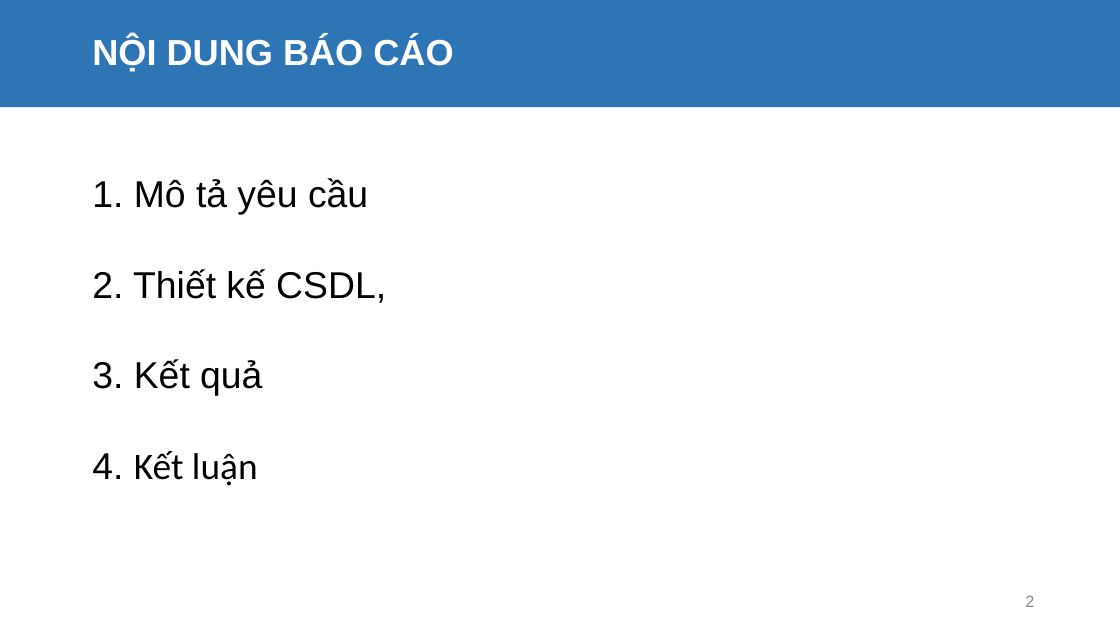
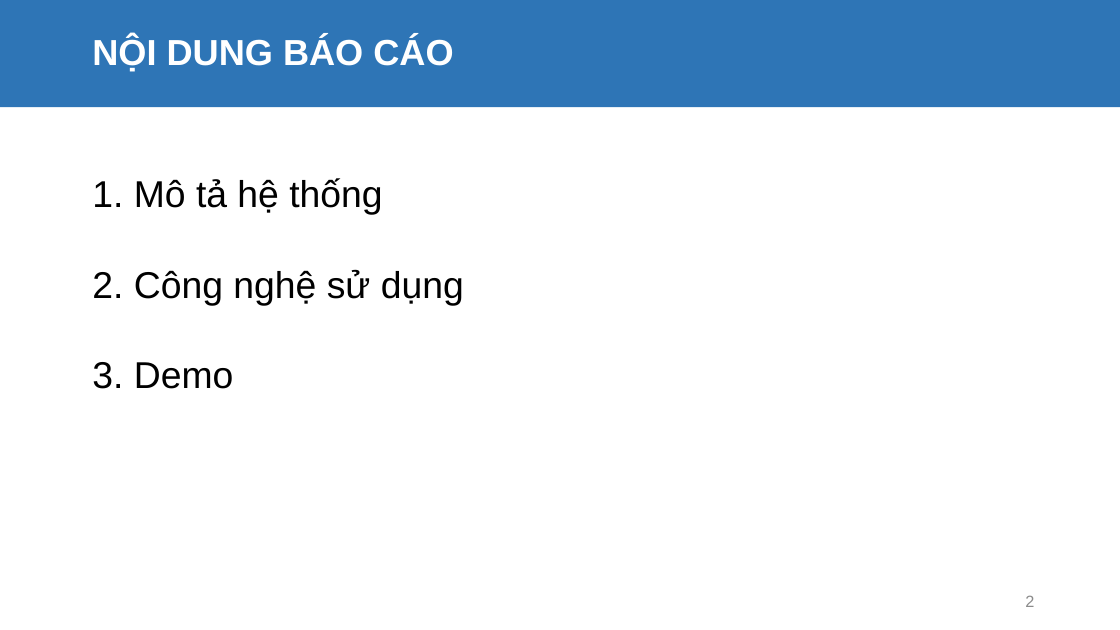
Before and after one commit to tranlyvan/khutro_cairang, a slide deck: slide 2 of Bao cao Nhom.pptx. Drawn at 1120x630 pixels with LibreOffice and Linux fonts; fonts in the diff are those of the drawing. Boxes give left, top, right and bottom in pixels: in the first picture for what was removed or moved away, otherwise in the second. Text is boxed around its words. In the diff, an @@ line names an element or a change of style, - is before the commit and + after.

```diff
--- a/Bao cao Nhom.pptx
+++ b/Bao cao Nhom.pptx
@@ text at bbox=[92, 178, 382, 215]: text changed @@
-1. Mô tả yêu cầu
+1. Mô tả hệ thống
@@ text at bbox=[92, 269, 464, 305]: text changed @@
-2. Thiết kế CSDL,
+2. Công nghệ sử dụng
@@ text at bbox=[92, 362, 234, 389]: text changed @@
-3. Kết quả
+3. Demo
@@ text removed at bbox=[92, 451, 258, 486] @@
-4. Kết luận
```
Also in this commit, not shown: 2 other slides changed, 5 slides added, 6 slides removed.
